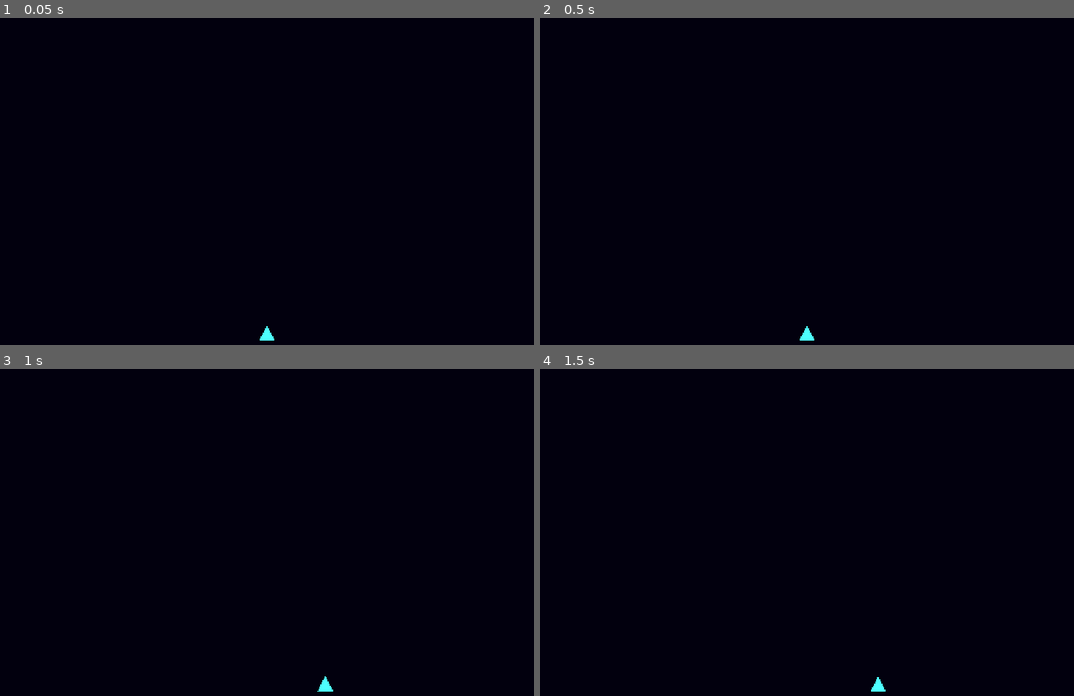
Above: before the commit, frames 1-4 (two rows, left to right).
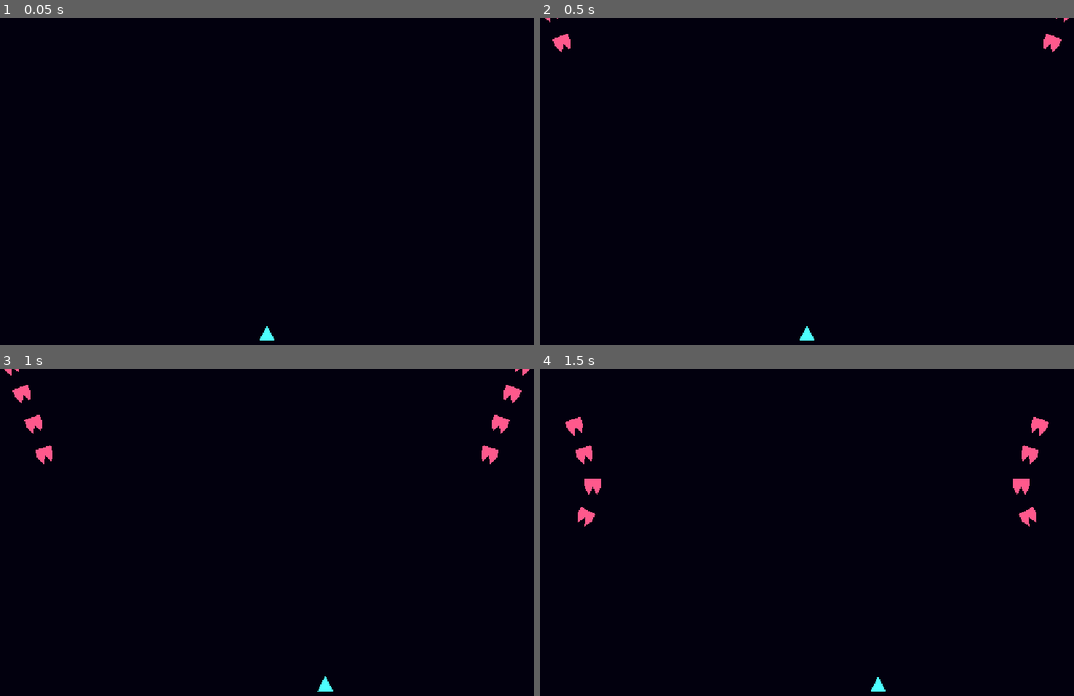
Above: after the commit, the same moments.

Repository: devbernardolopes/pew-pew-bubblegum
Game: Godot game, scene res://scenes/universe.tscn
Same seed, same stepped clock (60 frames per second), same inputs: the game is played once before the commit and once after it.
Inputs:
- Up to frame 1 (0.05 s): no input
- Up to frame 2 (0.5 s): no input
- Up to frame 3 (1 s): hold Right (right) from 0.53 s (still down)
- Up to frame 4 (1.5 s): release Right (right) at 1.28 s; hold Left (left) from 1.28 s (still down)

Frame 1 is identical in both runs. In frame 2, 0.2% of the frame differs, in the area x 0-100%, y 0-11%; in frame 3, 0.7%; in frame 4, 0.9%, in the area x 4-96%, y 14-49%.

Commit message:
feat(foes): add curve entry flight and swaying formation slots

Diff:
--- /dev/null
+++ b/resources/curves/entry_left.tres
@@ -0,0 +1,7 @@
+[gd_resource type="Curve2D" format=3 uid="uid://l3vxgx3vhu5j"]
+
+[resource]
+_data = {
+"points": PackedVector2Array(-17, -47.333332, 17, 47.333332, 48, -64, -13.666667, -70, 13.666667, 70, 150, 220, -25, -51.666668, 25, 51.666668, 130, 356, -78.333336, -27.333334, 78.333336, 27.333334, 300, 530, -73.333336, 33.333332, 73.333336, -33.333332, 600, 520, 4, 61.666668, -4, -61.666668, 740, 330, 27.333334, 30, -27.333334, -30, 576, 150)
+}
+point_count = 7
--- /dev/null
+++ b/scenes/entities/foe_01.tscn
@@ -0,0 +1,13 @@
+[gd_scene load_steps=4 format=3 uid="uid://4veql8t8duff"]
+
+[ext_resource type="PackedScene" uid="uid://c1vb7q75v7fvt" path="res://scenes/entity.tscn" id="1_entity"]
+[ext_resource type="Resource" uid="uid://banxaywbfr7vv" path="res://resources/entities/foe_01.tres" id="2_data"]
+[ext_resource type="Script" uid="uid://cxx0a7y036em" path="res://scripts/foe_brain.gd" id="3_brain"]
+
+[node name="Foe" instance=ExtResource("1_entity")]
+data = ExtResource("2_data")
+color = Color(1, 0.35, 0.55, 1)
+scale_aux = 0.25
+
+[node name="FoeBrain" type="Node" parent="."]
+script = ExtResource("3_brain")
--- a/scenes/universe.tscn
+++ b/scenes/universe.tscn
@@ -5,8 +5,12 @@
 [ext_resource type="Script" uid="uid://c5nax51s2alh" path="res://scripts/editor/entities_editor_helper.gd" id="1_uc3kj"]
 [ext_resource type="Resource" uid="uid://c7jxc7x1acuns" path="res://resources/entities/hero_data.tres" id="2_yftk6"]
 [ext_resource type="Script" uid="uid://bxu46k5dlad5m" path="res://scripts/player_controller.gd" id="4_jegdv"]
+[ext_resource type="Script" uid="uid://s1v84be4gvx6" path="res://scripts/universe.gd" id="5_univ"]
+[ext_resource type="Script" uid="uid://d1dsjjt3psx88" path="res://scripts/formation.gd" id="6_form"]
+[ext_resource type="Resource" uid="uid://l3vxgx3vhu5j" path="res://resources/curves/entry_left.tres" id="7_curve"]
 
 [node name="Universe" type="Node2D" unique_id=2088113174]
+script = ExtResource("5_univ")
 
 [node name="Backgrounds" type="Node2D" parent="." unique_id=1548604871]
 
@@ -20,12 +24,21 @@
 points = PackedVector2Array(576, 0, 576, 648)
 width = 1.0
 
+[node name="EntryPath" type="Path2D" parent="." unique_id=501823377]
+curve = ExtResource("7_curve")
+
+[node name="Formation" type="Node2D" parent="." unique_id=1337452019]
+position = Vector2(576, 80)
+script = ExtResource("6_form")
+
 [node name="Entities" type="Node2D" parent="." unique_id=1188340120]
 script = ExtResource("1_uc3kj")
 metadata/_edit_lock_ = true
 
 [node name="Hero" parent="Entities" unique_id=257360264 instance=ExtResource("1_pol6k")]
 position = Vector2(576, 624)
+collision_layer = 2
+collision_mask = 0
 data = ExtResource("2_yftk6")
 color = Color(0.3019608, 1, 1, 1)
 
--- /dev/null
+++ b/scripts/foe_brain.gd
@@ -0,0 +1,127 @@
+class_name FoeBrain
+extends Node
+## Moves its parent [Entity] along an entry [Curve2D] and then into a
+## [Marker2D] formation slot.
+## It is not an [EntityController]: it owns the Entity's position and rotation
+## outright, which is why the Entity has no controller child.
+
+## Emitted once the foe has settled into its formation slot.
+signal entered_formation
+
+## WAITING for the entry delay, ENTERING along the curve, SETTLING into the
+## slot, then FORMATION for the rest of its life.
+enum State { WAITING, ENTERING, SETTLING, FORMATION }
+
+## How close the foe must be to its slot to snap into it, in pixels.
+const SNAP_DISTANCE: float = 1.0
+## How close the foe's rotation must be to facing down to snap into the slot,
+## in radians.
+const SNAP_ANGLE: float = 0.05
+
+## How fast the foe turns towards its formation heading, in radians per second.
+@export var turn_rate: float = 8.0
+
+var state: State = State.WAITING
+
+var _entity: Entity = null
+var _curve: Curve2D = null
+var _slot: Marker2D = null
+var _xform: Transform2D = Transform2D.IDENTITY
+var _entry_delay: float = 0.0
+var _distance: float = 0.0
+
+
+func _ready() -> void:
+	_entity = get_parent() as Entity
+	if _entity == null:
+		push_error("FoeBrain must be a child of an Entity; processing disabled.")
+		set_physics_process(false)
+
+
+func _physics_process(delta: float) -> void:
+	if _entity == null or _entity.data == null:
+		return
+	match state:
+		State.WAITING:
+			_process_waiting(delta)
+		State.ENTERING:
+			_process_entering(delta)
+		State.SETTLING:
+			_process_settling(delta)
+		State.FORMATION:
+			_process_formation()
+
+
+## Sends the foe along [param curve] and then into [param slot].
+## The foe is placed at the start of the path right away, so it waits off-screen.
+## [param entry_delay] is in seconds; the foe starts moving once it reaches zero.
+func setup(curve: Curve2D, mirror: bool, slot: Marker2D, entry_delay: float) -> void:
+	_curve = curve
+	_slot = slot
+	_entry_delay = entry_delay
+	_distance = 0.0
+	_xform = Transform2D.IDENTITY
+	state = State.WAITING
+	if _entity == null:
+		return
+	if _slot == null:
+		push_error("FoeBrain.setup(): slot is null, the foe will wait forever.")
+		return
+	if _curve == null:
+		push_error("FoeBrain.setup(): curve is null, settling into the slot directly.")
+		state = State.SETTLING
+		return
+	if mirror:
+		var viewport_width: float = get_viewport().get_visible_rect().size.x
+		_xform = Transform2D(Vector2(-1, 0), Vector2(0, 1), Vector2(viewport_width, 0))
+	_entity.global_position = _xform * _curve.sample_baked(0.0, true)
+
+
+func _process_waiting(delta: float) -> void:
+	if _slot == null:
+		return
+	_entry_delay -= delta
+	if _entry_delay > 0.0:
+		return
+	_distance = 0.0
+	state = State.ENTERING
+
+
+func _process_entering(delta: float) -> void:
+	var speed: float = _get_speed()
+	_distance += speed * delta
+	var length: float = _curve.get_baked_length()
+	var d: float = minf(_distance, length)
+	var pos: Vector2 = _xform * _curve.sample_baked(d, true)
+	var ahead: Vector2 = _xform * _curve.sample_baked(minf(d + 4.0, length), true)
+	_entity.global_position = pos
+	# Transforming the samples before subtracting keeps the heading right when
+	# the path is mirrored. At the end of the curve ahead == pos, so the last
+	# rotation is kept on purpose.
+	var heading: Vector2 = ahead - pos
+	if heading.length_squared() > 0.0001:
+		_entity.rotation = heading.angle() + PI / 2.0
+	if _distance >= length:
+		state = State.SETTLING
+
+
+func _process_settling(delta: float) -> void:
+	var speed: float = _get_speed()
+	_entity.global_position = _entity.global_position.move_toward(_slot.global_position, speed * delta)
+	_entity.rotation = lerp_angle(_entity.rotation, PI, 1.0 - exp(-turn_rate * delta))
+	var is_on_slot: bool = _entity.global_position.distance_to(_slot.global_position) < SNAP_DISTANCE
+	var is_facing_down: bool = absf(angle_difference(_entity.rotation, PI)) < SNAP_ANGLE
+	if is_on_slot and is_facing_down:
+		_entity.global_position = _slot.global_position
+		_entity.rotation = PI
+		state = State.FORMATION
+		entered_formation.emit()
+
+
+func _process_formation() -> void:
+	_entity.global_position = _slot.global_position
+	_entity.rotation = PI
+
+
+func _get_speed() -> float:
+	return _entity.data.base_speed * _entity.speed_multiplier
--- /dev/null
+++ b/scripts/formation.gd
@@ -0,0 +1,55 @@
+class_name Formation
+extends Node2D
+## A grid of [Marker2D] slots that sways horizontally.
+## Foes read the slots every frame instead of being parented to them, so a
+## slot never scales or rotates along with a foe.
+
+## Peak speed of a slot, in pixels per second. It must stay well below a foe's
+## [member EntityData.base_speed], or settling foes can never catch their slot.
+const MAX_SLOT_SPEED: float = 128.0
+
+## Number of slots per row.
+@export var columns: int = 8
+## Number of rows of slots; rows extend downwards from the Formation's origin.
+@export var rows: int = 2
+## Distance between two neighboring slots, in pixels.
+@export var spacing: Vector2 = Vector2(48, 40)
+## Width of the horizontal sway, in pixels.
+@export var sway_amplitude: float = 40.0
+## Angular speed of the sway, in radians per second.
+@export var sway_speed: float = 1.2
+
+var _center_x: float = 0.0
+var _time: float = 0.0
+var _slots: Array[Marker2D] = []
+
+
+func _ready() -> void:
+	_center_x = position.x
+	_create_slots()
+	if sway_amplitude * sway_speed >= MAX_SLOT_SPEED:
+		push_warning("Formation slots are too fast: lowering sway_amplitude or sway_speed lets foes catch them.")
+
+
+func _physics_process(delta: float) -> void:
+	_time += delta
+	position.x = _center_x + sin(_time * sway_speed) * sway_amplitude
+
+
+## Returns the slot at [param row] and [param col], or [code]null[/code] when
+## either index is out of range.
+func get_slot(row: int, col: int) -> Marker2D:
+	if row < 0 or row >= rows or col < 0 or col >= columns:
+		return null
+	return _slots[row * columns + col]
+
+
+func _create_slots() -> void:
+	var half_width: float = (columns - 1) * spacing.x / 2.0
+	for row: int in rows:
+		for col: int in columns:
+			var slot: Marker2D = Marker2D.new()
+			slot.name = "Slot_%d_%d" % [row, col]
+			slot.position = Vector2(col * spacing.x - half_width, row * spacing.y)
+			add_child(slot)
+			_slots.append(slot)
--- /dev/null
+++ b/scripts/universe.gd
@@ -0,0 +1,32 @@
+extends Node2D
+## Test level: spawns one placeholder wave of foes that enter along a shared
+## [Curve2D] and settle into the [Formation].
+
+const FOE_SCENE: PackedScene = preload("res://scenes/entities/foe_01.tscn")
+## Delay between two foes of the same side entering, in seconds.
+const ENTRY_SPACING: float = 0.25
+## Number of foes launched from each side; placeholder until waves are authored.
+const COLUMNS_PER_SIDE: int = 4
+
+@onready var formation: Formation = $Formation
+@onready var entry_path: Path2D = $EntryPath
+
+
+func _ready() -> void:
+	var left_slots: Array[Marker2D] = []
+	var right_slots: Array[Marker2D] = []
+	for col: int in COLUMNS_PER_SIDE:
+		left_slots.append(formation.get_slot(0, col))
+		right_slots.append(formation.get_slot(0, col + COLUMNS_PER_SIDE))
+	spawn_wave(FOE_SCENE, entry_path.curve, false, left_slots, ENTRY_SPACING)
+	spawn_wave(FOE_SCENE, entry_path.curve, true, right_slots, ENTRY_SPACING)
+
+
+## Instantiates one foe per slot and starts it along [param curve].
+## Each foe enters [param spacing] seconds after the previous one.
+func spawn_wave(foe_scene: PackedScene, curve: Curve2D, mirror: bool, slots: Array[Marker2D], spacing: float) -> void:
+	for index: int in slots.size():
+		var foe: Entity = foe_scene.instantiate() as Entity
+		add_child(foe)
+		var brain: FoeBrain = foe.get_node(^"FoeBrain") as FoeBrain
+		brain.setup(curve, mirror, slots[index], index * spacing)
Not shown, added: scripts/foe_brain.gd.uid
Not shown, added: scripts/formation.gd.uid
Not shown, added: scripts/universe.gd.uid
Not shown, changed: AGENTS.md
